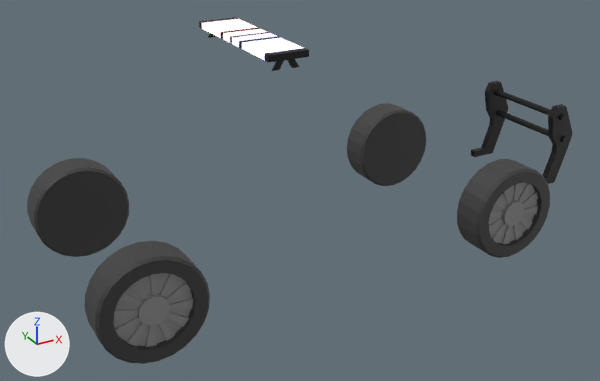
An edit to the FBX model Assets/Vehicles/AI/FordExp/FordExpParts.fbx, drawn before and after from the same camera.
Both versions are drawn from a 50 mm camera at (-2.76, -5.39, 3.22) aimed at (0.19, -0.03, 0.53). Arrows for +X, +Y and +Z are at lower left; the lights stay in place. Where no turn or scale is listed for an object, it has been applied to the vertices.

In view in the first picture: 'FL', 'FR', 'FrontEndPushBumper', 'RL', 'RR', 'Signal'.
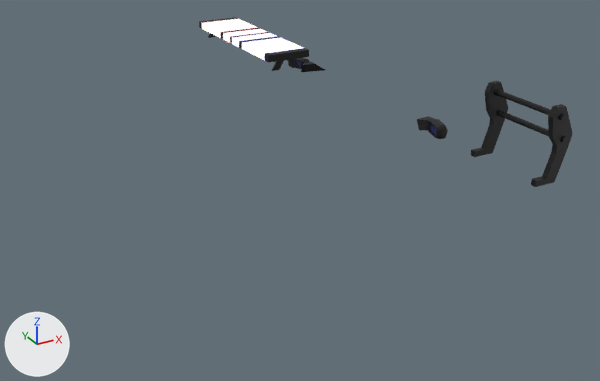
What differs and where, as boxes [x1, y1, x2, y2] in the pictures (600 x 381 px):
'RR', deleted: before [85, 241, 210, 364]
    faces in mat_m_wheel (black #3a3a3a): [85, 241, 210, 364]
    faces in mat_m_wheeltrim (grey #8b8b8b): [113, 273, 193, 347]
'RL', deleted (black): before [27, 158, 129, 257]
'FR', deleted: before [457, 159, 550, 258]
    faces in mat_m_wheel (black #3a3a3a): [457, 159, 550, 258]
    faces in mat_m_wheeltrim (grey #8b8b8b): [489, 182, 538, 244]
'FL', deleted (black): before [347, 103, 426, 186]
'Mirrors', added (black): after [288, 58, 448, 139]
    faces in mat_m_primary (black #000000): [288, 58, 448, 139]

The change in detail:
Material 'M_Window' (mat_m_window) is new.
Its base color is (0.00474, 0.0111, 0.115) (dark blue #0f1b5f).
Mesh me_cube_003 is new.
It has 246 vertices, 232 faces and spans x 0.68..0.95, y -1.1..1.1, z 1.21..1.32.
Faces by material slot: [212, 2, 2, 16].
It uses material mat_m_primary (black #000000).
It uses material mat_m_redsignal (red #e7000a).
It uses material mat_m_bluesignal (blue #000ae7).
It uses material mat_m_window (dark blue #0f1b5f).
Object 'RR' (ob_rr) is deleted.
Object 'FL' (ob_fl) is deleted.
Object 'FR' (ob_fr) is deleted.
Object 'RL' (ob_rl) is deleted.
Object 'Mirrors' (ob_mirrors) is new; it shows me_cube_003.
Its location is (0.0, 0.0, 0.0).
